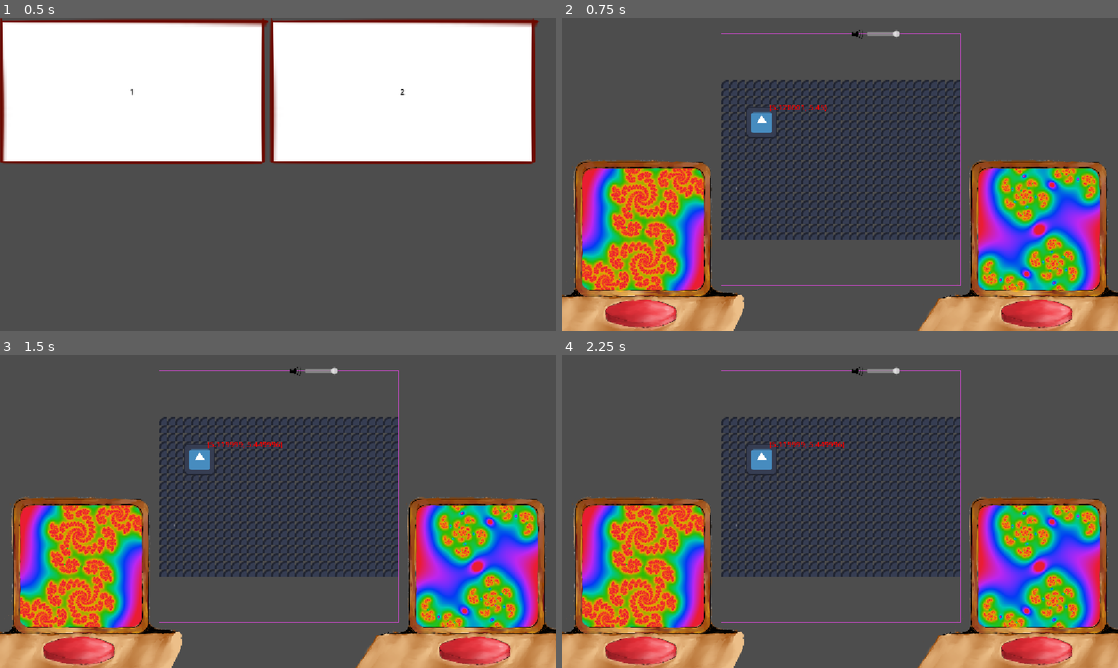
Above: before the commit, frames 1-4 (two rows, left to right).
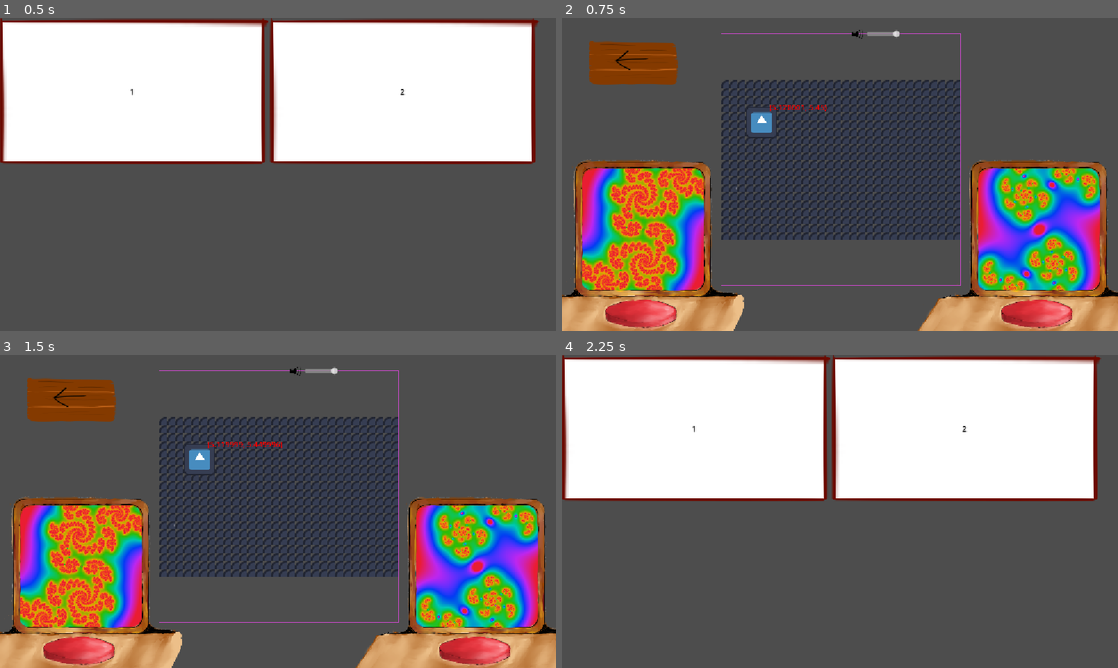
Above: after the commit, the same moments.

Repository: Wallted/ldjam-59
Game: Godot game, scene res://main.tscn
Two runs of this game, one before a commit and one after it. Both use one fixed random seed, a clock stepped at 60 frames per second and the inputs below. The engine's default icon, where the game draws it, is replaced by a stand-in: a white triangle on a blue panel in a dark square.
Inputs (mouse positions are in pixels of both pictures, inside the frame that each line leads up to):
- Up to frame 1 (0.5 s): no input
- Up to frame 2 (0.75 s): click "1" at 0.5 s
- Up to frame 3 (1.5 s): click (200, 458) at 1.25 s
- Up to frame 4 (2.25 s): click (634, 398) at 2.02 s

Frame 1 is identical in both runs. In frame 2, 2.1% of the frame differs, in the area x 4-21%, y 7-22%; in frame 3, 2.1%; in frame 4, 76%, in the area x 0-100%, y 0-100%.

Commit message:
Add back button

Diff:
--- /dev/null
+++ b/back_button.gd
@@ -0,0 +1,2 @@
+class_name BackButton
+extends TextureButton
--- a/game.gd
+++ b/game.gd
@@ -3,8 +3,13 @@
 
 @onready var audio: Audio = $Audio
 @onready var zoo_space: ZooSpace = $ZooSpace
+@onready var back_button: BackButton = $BackButton
 
 var level: Level
+signal go_to_menu()
+
+func _ready():
+	back_button.pressed.connect(func(): go_to_menu.emit())
 
 func load_new_level(level_data: LevelData) -> void:
 	level = Level.new(level_data)
--- a/game.tscn
+++ b/game.tscn
@@ -6,6 +6,8 @@
 [ext_resource type="PackedScene" uid="uid://rtb0cvf0pxp1" path="res://audio.tscn" id="4_fc0e3"]
 [ext_resource type="Shader" uid="uid://b2i0ttumm0jwq" path="res://fractal.gdshader" id="4_ryrav"]
 [ext_resource type="PackedScene" uid="uid://br7df35ubqh7p" path="res://volume_control.tscn" id="6_ryrav"]
+[ext_resource type="Texture2D" uid="uid://krom6crxr00m" path="res://assets/back.png" id="7_eow3j"]
+[ext_resource type="Script" uid="uid://d1loq2yrelpv0" path="res://back_button.gd" id="8_j5wjh"]
 
 [sub_resource type="ShaderMaterial" id="ShaderMaterial_ryrav"]
 shader = ExtResource("4_ryrav")
@@ -64,5 +66,15 @@
 [node name="VolumeControl" parent="." unique_id=711890124 instance=ExtResource("6_ryrav")]
 position = Vector2(595, 15)
 
+[node name="BackButton" type="TextureButton" parent="." unique_id=447052563]
+layout_mode = 0
+offset_left = 55.0
+offset_top = 47.0
+offset_right = 240.0
+offset_bottom = 139.0
+texture_normal = ExtResource("7_eow3j")
+stretch_mode = 0
+script = ExtResource("8_j5wjh")
+
 [connection signal="interaction" from="CurrentFractal" to="." method="_on_play_button" binds= [true]]
 [connection signal="interaction" from="TargetFractal" to="." method="_on_play_button" binds= [false]]
--- a/main.gd
+++ b/main.gd
@@ -5,6 +5,10 @@
 
 
 func _ready() -> void:
+	show_menu()
+
+
+func show_menu():
 	set_level(0)
 
 
--- a/main.tscn
+++ b/main.tscn
@@ -11,4 +11,5 @@
 
 [node name="Menu" parent="." unique_id=173088223 instance=ExtResource("4_1bvp3")]
 
+[connection signal="go_to_menu" from="Game" to="." method="show_menu"]
 [connection signal="on_level_change" from="Menu" to="." method="set_level"]
Binary file added: assets/back.png
Not shown, added: assets/back.png.import
Not shown, added: back_button.gd.uid
